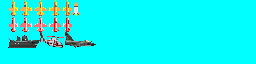
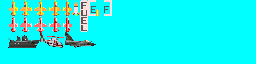
Comparing the layer stacks of the two w=256, h=64 images. Changes:
painted on "Foreground" over [80, 0, 112, 32]
